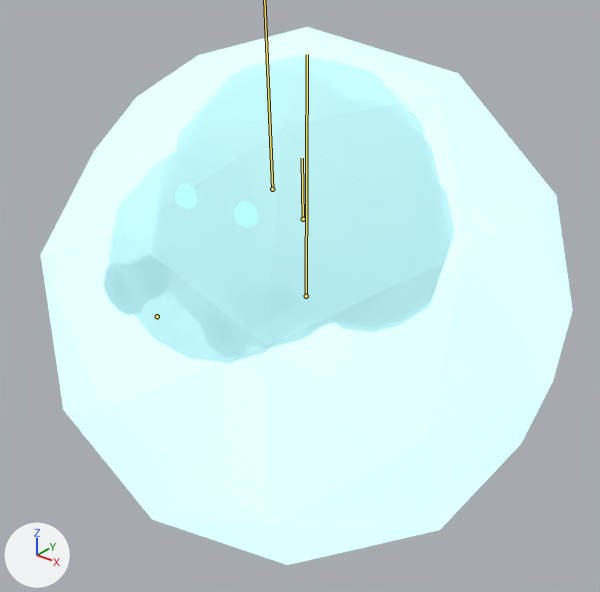
One commit to the glTF model public/creatures/backfire_shiny.glb: the scene before it, then after it.
One viewpoint serves both versions: a 50 mm camera at (1.378, -1.754, 1.781) aimed at (0.006, -0.039, 0.718). Lighting does not change. The marker at lower left points along +X, +Y and +Z. The first picture is the older version. Both versions are drawn at frame 9 of the action 'attack'; the numbers are the values there. The bones that change, and the others that lie on the model, are drawn over the model as lines.

Names of what the first picture shows: 'backfire_shiny_body', 'backfire_shiny_haze'.
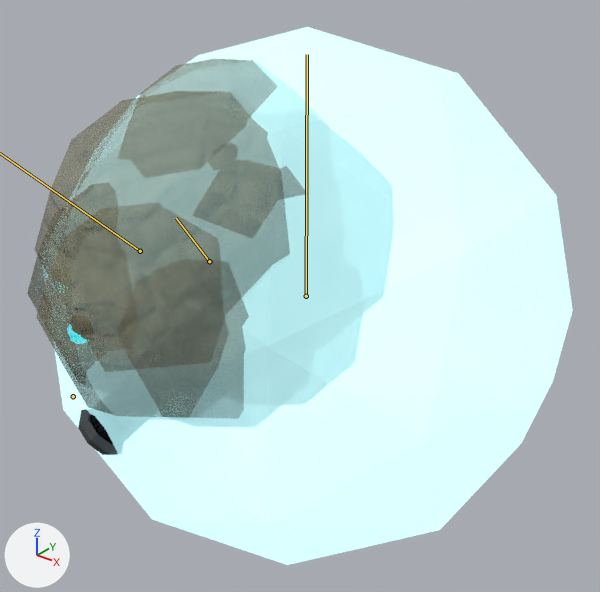
Pixel boxes (x1, y1, x2, y2) of what changed, in the pictures (600 x 592 px):
'backfire_shiny_haze', posed (6% wider, 20% taller): before (109, 55, 455, 363); after (27, 58, 394, 428)
'backfire_shiny_body', posed: before (103, 256, 294, 357); after (78, 409, 148, 455)
bone 'body', root to tip: before (303, 219) to (302, 158); after (209, 261) to (176, 218)

The change, as a diff of the scene's bpy script:
```diff
--- a/public/creatures/backfire_shiny.glb.py
+++ b/public/creatures/backfire_shiny.glb.py
@@ bone_body @@
 bone_body = bpy.data.objects['Armature'].pose.bones['body']  # child of 'root'
-bone_body.location = (0.0, 0.003, 0.017)
-bone_body.rotation_quaternion = (1.0, 0.012, 0.0, 0.0)  # degrees (1, 0, 0)
+bone_body.location = (0.0, 0.0, 0.394)
+bone_body.rotation_quaternion = (0.88, 0.279, -0.367, -0.117)  # degrees (45, -35, -30)
@@ bone_head @@
 bone_head = bpy.data.objects['Armature'].pose.bones['head']  # child of 'body'
-bone_head.rotation_quaternion = (1.0, 0.008, 0.0, 0.0)  # degrees (1, 0, 0)
+bone_head.rotation_quaternion = (0.985, 0.111, 0.134, 0.015)  # degrees (13, 15, 4)
```
